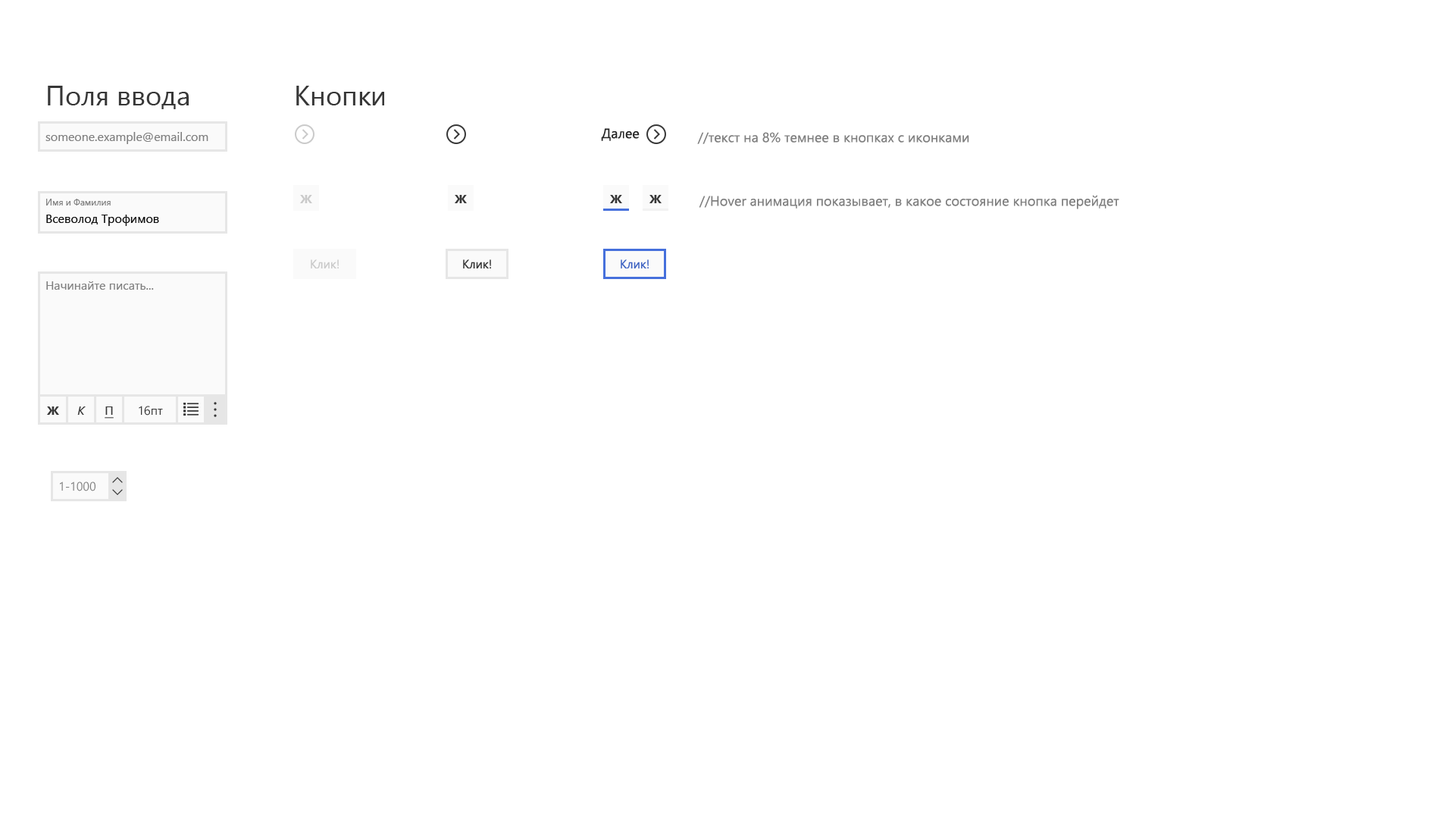
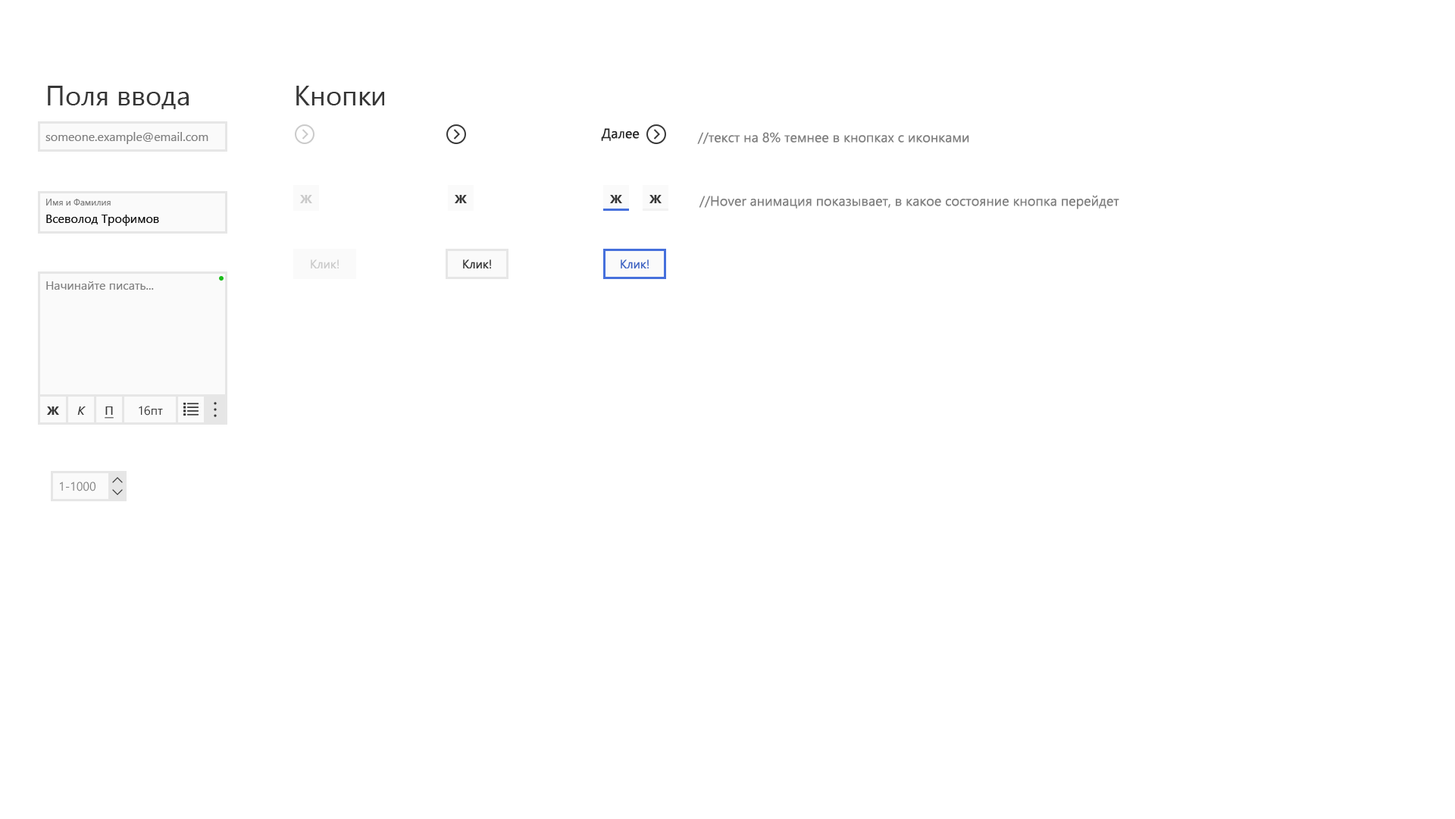
Before/after of a 1455px x 819px layered artwork. What changed in the layer stack:
showed "Focus indicator" (3rd of 3, in "UI elements" › "Input fields" › "Textarea") over [219, 275, 224, 281]
